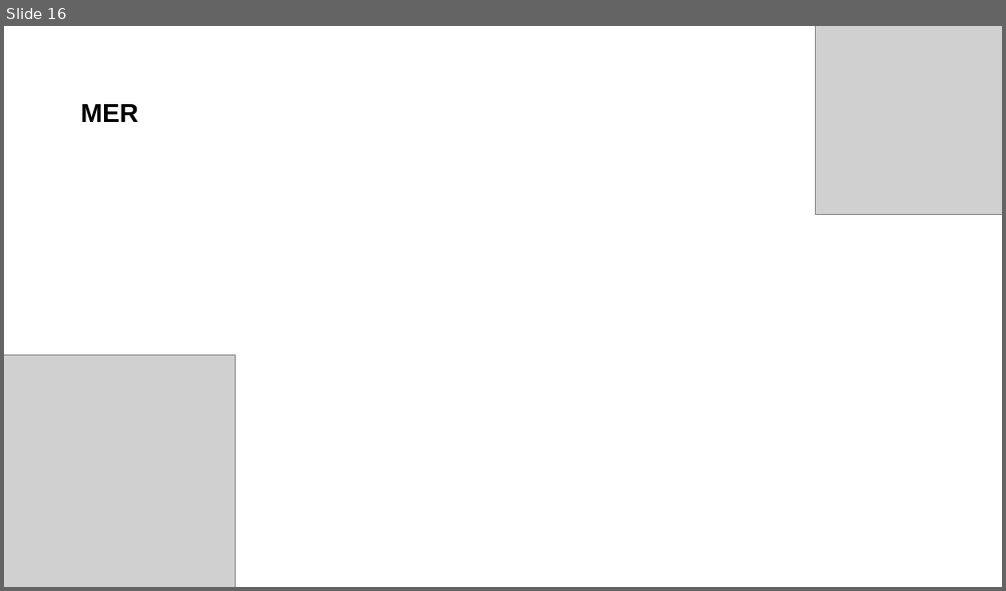
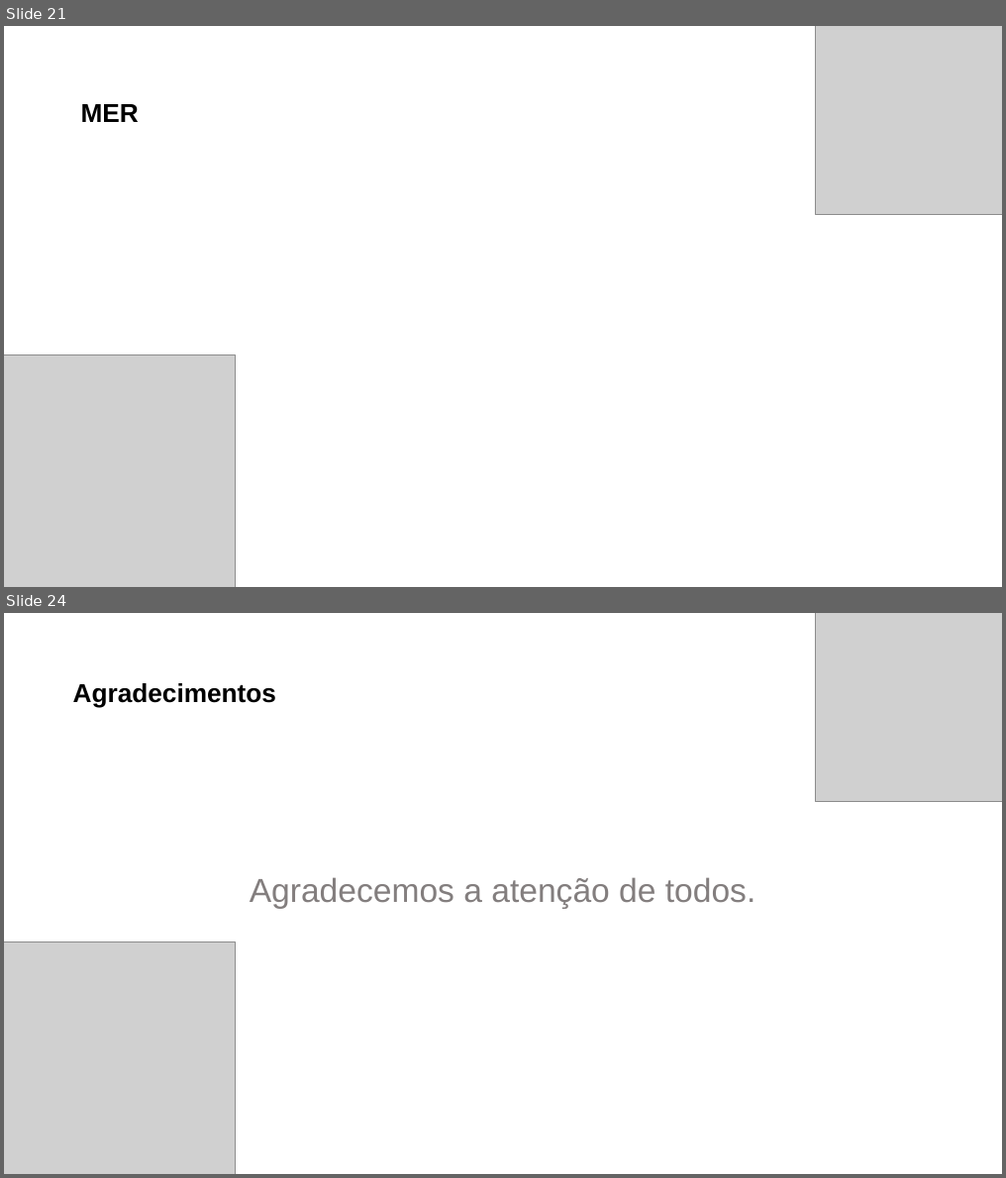
Before and after one commit to Sirius-tcc/Documents, a slide deck: slides/PreviaTCC.pptx. Shown one above the other, each under a label of ours: slide 16 before the commit, slides 21 and 24 after it; the slides between them are not shown. The pictures are 1006x591 and 1006x1178 pixels, drawn with LibreOffice and Linux fonts; fonts in the diff are those of the drawing; grey boxes stand for pictures; background and template pictures are left out. Boxes give left, top, right and bottom in pixels: in the first picture for what was removed or moved away, otherwise in the second. Text is boxed around its words. In the diff, an @@ line names an element or a change of style, - is before the commit and + after.

```diff
--- a/slides/PreviaTCC.pptx
+++ b/slides/PreviaTCC.pptx
@@ slide 24 added at [4, 613, 1002, 1174], background #FFFFFF @@
@@ picture added at [816, 613, 1002, 802] @@
@@ text added at [73, 683, 276, 708], 25 pt, text #000000, bold @@
+Agradecimentos
@@ title added at [250, 877, 755, 909], 32 pt, text #837E7E @@
+Agradecemos a atenção de todos.
@@ picture added at [4, 942, 235, 1174] @@
@@ what was slide 16 is now slide 21 @@
```
Also in this commit, not shown: 2 slides changed, 6 other slides added.
